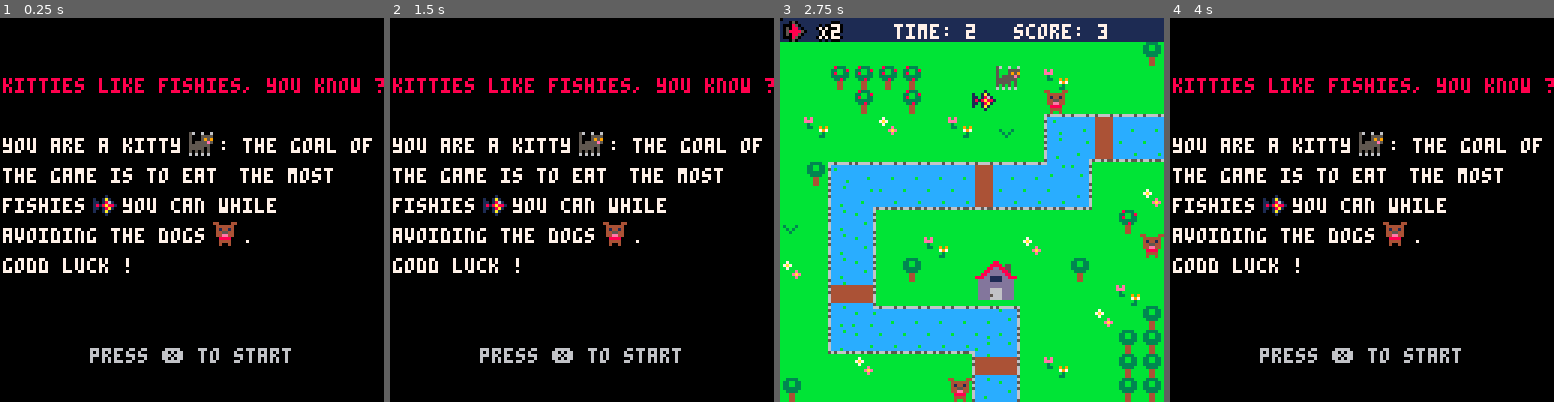
Above: before the commit, frames 1-4 (left to right).
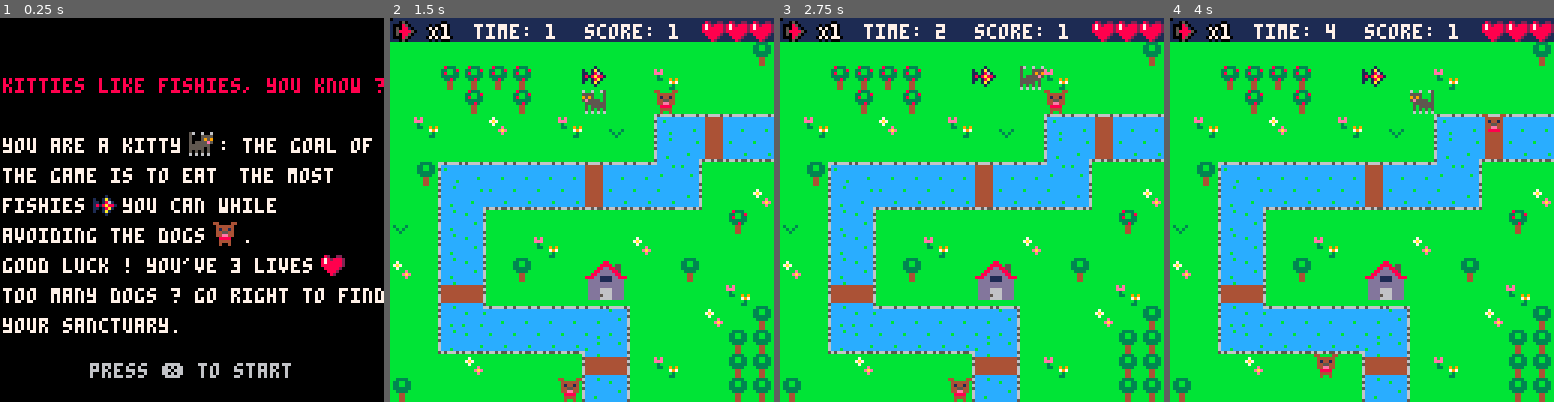
Above: after the commit, the same moments.

Repository: adatechschool/projet-collectif---pico-8-pico-8-cmc
Game: PICO-8 cartridge kitties_like_fishies.p8
Same seed, same stepped clock (60 frames per second), same inputs: the game is played once before the commit and once after it.
Inputs:
- Up to frame 1 (0.25 s): no input
- Up to frame 2 (1.5 s): tap X (X key) at 0.33, 1.07 s; tap O (Z key) at 0.7 s
- Up to frame 3 (2.75 s): hold Right 1.6-2.1 s; tap O (Z key) at 1.7, 2.1, 2.5 s; tap X (X key) at 1.85 s; hold Up 2.15-2.42 s; hold Right from 2.47 s (still down)
- Up to frame 4 (4 s): tap O (Z key) at 2.9, 3.3, 3.7 s; tap X (X key) at 2.97 s; release Right at 3.03 s; hold Left 3.08-3.58 s; hold Down 3.63-3.97 s

The runs differ from the first frame. In frame 1, 4.9% of the frame differs, in the area x 0-100%, y 61-94%; in frame 2, 100%, in the area x 0-100%, y 0-100%; in frame 3, 2.9%; in frame 4, 100%.

Commit message:
last version with chris'hs not install yet

Diff:
--- a/kitties_like_fishies.p8
+++ b/kitties_like_fishies.p8
@@ -4,18 +4,20 @@
 -- main functions
 
 function _init()
+--cartdata for hs
+	--cartdata("klc")
 --time
 	start_time=time()
 --music
 	sfx(3)
 --scene
 	scene='menu'
---test
-	loghs=true
 --score
 	fish=0
 	game_over=false
 --sprites
+	hearts={}
+	create_heart()
 	cats={}
 	create_cat()
 	dogs={}
@@ -24,6 +26,23 @@
 	create_fish()
 --explosions
 	explosions={}
+--highscore
+	hs={}
+	hs1={}
+	hs2={}
+	hs3={}
+	reseths()
+	--loadhs()
+	addhs()
+	hschars={"a","b","c","d","e",
+	"f","g","h","i","j","k","l","m",
+	"n","o","p","q","r","s","t","u",
+	"v","w","x","y","z"}
+	loghs=true
+	--typing in initials
+	nitials={1,1,1}
+	nit_sel=1
+	nit_conf=true
 end
 
 function _update()
@@ -63,16 +82,19 @@
 	spr(4,31,59,1,1)
 	print('avoiding the dogs   .',1,70,7)
 	spr(1,71,68,1,1)
-	print('godd luck !',1,80,7)
-	print('press ❎ to start',30,110,6)
+	print('godd luck ! you\'ve 3 lives',1,80,7)
+	spr(55,107,78,1,1)
+	print('too many dogs ? go right to find',1,90,7)
+	print('your sanctuary.',1,100,7)
+	print('press ❎ to start',30,115,6)
 end
 
 --for game
 
 function update_game()
-	if btnp(❎) then
-		scene='menu'
-	end
+	--if btnp(❎) then
+		--scene='menu'
+	--end
 	cat_movement()
  dog_movement(dogs)
  update_camera()
@@ -97,42 +119,34 @@
 		draw_end()
 	else
 		local score=flr(fish/60*100,2)
-		print('time: '..flr(gap_time),38,2,7)
-		print('score: '..score,78,2,7)
+		print('time: '..flr(gap_time),28,2,7)
+		print('score: '..score,65,2,7)
 	end
 end
 
 
 function draw_end()
+ local _y=25
+ local score=flr(fish/60*100,2)
+
+ rectfill(0,_y,128,_y+80,1)
+ print("🐱 don't be greedy...🐱",20,_y+4,14)
+	print('your score is : '..score,10,_y+19,8)
+ print('enter your initials',10,_y+29,7)
+ print('for the high score list.',10,_y+39,7)
+ print('aaa',59,_y+49)
+ print("press 🅾️ to get high-scores",10,_y+59,6)
+ print("press ❎ to start",10,_y+69,6)
+
 	if btnp(❎) then
 		_init()
 		_update()
 		_draw()
 	end
- if loghs then
-  --type in name for hs list
-  local _y=25
-  local score=flr(fish/60*100,2)
-
-  rectfill(0,_y,128,_y+80,1)
-  print("🐱 don't be greedy...🐱",20,_y+4,14)
-  --print('it took you '..finish_time..' sec',10,_y+19,7)
-
-		--if fish<1 then
-			--print('to eat '..fish..' fish !',10,_y+29,7)
-		--else
-			--print('to eat '..fish..' fishies !',10,_y+29,7)
-		--end
-
-		print('your score is : '..score,10,_y+19,8)
-  print('enter your initials',10,_y+29,7)
-  print('for the high score list.',10,_y+39,7)
-  print('aaa',59,_y+49)
-  print("press 🅾️ to get high-scores",10,_y+59,6)
-
-  print("press ❎ to start",10,_y+69,6)
- else
- end
+	--for hs
+ if btnp(🅾️) then
+ 	draw_hs()
+	end
 end
 
 --interface game
@@ -151,12 +165,20 @@
 	print(text,x+1,y,0)
 	print(text,x,y-1,0)
 	print(text,x,y+1,0)
-
 	print(text,x,y,7)
 end
 
 -->8
 -- functions sprites
+function create_heart()
+ hearts={{sp=55,xt=13,yt=0},
+ 								{sp=55,xt=29,yt=0},
+ 								{sp=55,xt=14,yt=0},
+ 								{sp=55,xt=30,yt=0},
+ 								{sp=55,xt=15,yt=0},
+ 								{sp=55,xt=31,yt=0}}
+end
+
 
 function create_cat()
  for i=1,1 do
@@ -206,6 +228,9 @@
 
 
 function draw_sprites()
+	for h in all(hearts) do
+		spr(h.sp,h.xt*8,h.yt)
+	end
 	for c in all(cats) do
 		spr(c.sp,c.xt*8,c.yt*8,1,1,c.flip_x)
 	end
@@ -304,8 +330,22 @@
 				d.yt=mid(0,newy,15)
 		end
 		if collision_cat_dog(d.xt*8,d.yt*8) then
-			game_over=true
-			return game_over
+			if #hearts==6 then
+				del(hearts,hearts[1])
+				del(hearts,hearts[1])
+				create_cat()
+			elseif #hearts==4 then
+				del(hearts,hearts[1])
+				del(hearts,hearts[1])
+				create_cat()
+			elseif #hearts==2 then
+				del(hearts,hearts[1])
+				del(hearts,hearts[1])
+			end
+			if #hearts==0 then
+				game_over=true
+				return game_over
+			end
  	end
  end
 end
@@ -374,35 +414,21 @@
   return flr(num * mult + 0.5) / mult
 end
 
-function game_over()
-	--game over
-	if game_over==true then
-		sfx(-1,0)
-		print('game over !',20,55,0)
-		print('it took you '
-			..finish_time..' sec',
-			35,68,0)
-		if fish<1 then
-			print(' to eat '
-				..fish..' fish !',
-				35,75,0)
-		else
-			print(' to eat '
-				..fish..' fishies !',
-				35,75,0)
+
+-->8
+--functions highscore
+--draw hs
+function draw_hs()
+		local _y=25
+		rectfill(0,_y,128,_y+80,14)
+		prinths(0)
+		hscore()
+		if btnp(❎) then
+			_init()
+			_update()
+			_draw()
 		end
-		local score=round(fish/finish_time*10,2)
-		print('score: '..score,75,1,7)
-	else
-		local score=round(fish/time()*10,2)
-		print('fish: '..fish,1,1,7)
-		print('time: '..flr(time()),35,1,7)
-		print('score: '..score,75,1,7)
-	end
-end
-
--->8
---functions highscore
+end
 
 --add new hs
 function addhs(_score,_c1,_c2,_c3)
@@ -429,12 +455,12 @@
 --resets the high score list
 function reseths()
 --create default values
- hs={3.25,2.25,1.75,1,1.54}
- hs1={18,1,1,1,1}
- hs2={1,1,22,1,1}
- hs3={1,1,1,1,19}
+ hs={3,26,11,9,7}
+ hs1={3,8,18,1,1}
+ hs2={13,1,18,1,1}
+ hs3={3,12,5,1,1}
  sorths()
- savehs()
+ --savehs()
 end
 
 --load the hs
@@ -475,28 +501,28 @@
 function prinths(_x)
  for i=1,5 do
  --number of rank
-  print(i.." - ",_x+50,50+7*i,0)
+  print(i.." - ",_x+50,50+7*i,1)
 
 	 --name
 	 local _name = hschars[hs1[i]]
 	 _name= _name..hschars[hs2[i]]
 	 _name= _name..hschars[hs3[i]]
 
-	 print(_name,_x+65,50+7*i,0)
+	 print(_name,_x+65,50+7*i,1)
 	 --hs1[i]..hs2[i]..hs3[i]
 
-	 print(hs[i],_x+80,50+7*i,0)
-	end
-end
-
-function end_game()
+	 print(hs[i],_x+80,50+7*i,1)
+	end
+end
+
+function hscore()
  if loghs then
  --won. type in name
  --for highscore list
- print("enter your initials",35,93,0)
- print(hschars[nitials[1]],65,100,7)
- print(hschars[nitials[2]],69,100,7)
- print(hschars[nitials[3]],73,100,7)
+ 	print("enter your initials",35,93,1)
+ 	print(hschars[nitials[1]],65,100,1)
+ 	print(hschars[nitials[2]],69,100,1)
+ 	print(hschars[nitials[3]],73,100,1)
   if loghs then
    if btnp(⬅️) then
     nit_sel-=1
@@ -523,11 +549,11 @@
     end
    end
   -- if btnp(❎) then
-   print("press ❎ to confirm",30,120,0)
-   print("use ⬅️➡️⬆️⬇️ to enter name",15,110,0)
+   print("press 🅾️ to confirm",30,120,1)
+   print("use ⬅️➡️⬆️⬇️ to enter name",15,110,1)
   end
   addhs(score,nitials[1],nitials[2],nitials[3])
-  savehs()
+  --savehs()
  else
  --won but no highscore
   print("no new highscore",35,105,0)
@@ -550,24 +576,24 @@
 c444444c6cccccccccccccc65ccccccc6cccccccccccccc6ccccbcc6cccbcccccccccccc5ccccccc44444446644444446cccccccccccccccccccccc6cccccccc
 c444444c6cccbcccccccccc66ccccbcc6ccbccccccccccc6ccccccc6cccccccccccccccc6cccccbc44444446644444446cccbcccbcccccbcccccccc6cbcccccc
 c444444c5cccccccccccccc55ccccccc5cccccc666566565ccccccc5ccccccc6cccccccc5cccccccccccccc55ccccccc56566656ccccccccccccccc56ccccccc
-44000044560060066566566656656656bbbbbbbbbbbbbbbbbb050bbbbbbbbbbb0000000000000000000000000000000000000000000000000000000000000000
-0444444050005555ccccccccccccccccbbbbbbb88bbbbbbb000850bbb82bb22b0000000000000000000000000000000000000000000000000000000000000000
-0414414050005959cc522ccc1ccccc5cbbbbbb8888b55bbb0508810b878288820000000000000000000000000000000000000000000000000000000000000000
-04455440505555e5ccc522c111ccc52cbbbbb88dd8855bbb05888850878888820000000000000000000000000000000000000000000000000000000000000000
-044ee44055555550cccc5221111c522cbbbb88dddd885bbb0508850b888888820000000000000000000000000000000000000000000000000000000000000000
-0088880055555550ccccc522111522ccbbb88dddddd88bbb000850bbb888882b0000000000000000000000000000000000000000000000000000000000000000
-0044440005500550cccc115211522cccb888dd1111dd888bbb050bbbbb8882bb0000000000000000000000000000000000000000000000000000000000000000
-000450000d600d60ccc11115152211ccbbdddd1111ddddbbbbbbbbbbbbb82bbb0000000000000000000000000000000000000000000000000000000000000000
+44000044560060066566566656656656bbbbbbbbbbbbbbbbbb050bbbbbbbbbbbbbbb1bbbbbbbbbbb000000000000000000000000000000000000000000000000
+0444444050005555ccccccccccccccccbbbbbbb88bbbbbbb000850bbb82bb22bbbbb11bbbbbbbbbb000000000000000000000000000000000000000000000000
+0414414050005959cc522ccc1ccccc5cbbbbbb8888b55bbb0508810b878288821111111bb555555b000000000000000000000000000000000000000000000000
+04455440505555e5ccc522c111ccc52cbbbbb88dd8855bbb05888850878888821111111157777775000000000000000000000000000000000000000000000000
+044ee44055555550cccc5221111c522cbbbb88dddd885bbb0508850b888888821111111155777755000000000000000000000000000000000000000000000000
+0088880055555550ccccc522111522ccbbb88dddddd88bbb000850bbb888882b1111111b55555555000000000000000000000000000000000000000000000000
+0044440005500550cccc115211522cccb888dd1111dd888bbb050bbbbb8882bbbbbb11bbb555555b000000000000000000000000000000000000000000000000
+000450000d600d60ccc11115152211ccbbdddd1111ddddbbbbbbbbbbbbb82bbbbbbb1bbbbb5555bb000000000000000000000000000000000000000000000000
 bbbbbbbbbb8333bbccc11115551111ccbbddddddddddddbb11111111000000000000000000000000000000000000000000000000000000000000000000000000
-bbbbbbbbb33bb38bcccc922595999cccbbddddddddddddbb11111111000000000000000000000000000000000000000000000000000000000000000000000000
-bbbbbbbbb38bb33bcccc225992599cccbbdddd6666ddddbb11111111000000000000000000000000000000000000000000000000000000000000000000000000
-bbbbbbbbb333333bccc2259992259cccbbdddd6666ddddbb11111111000000000000000000000000000000000000000000000000000000000000000000000000
-bbbbbbbbbb3383bbcc22599999225cccbbdddd5666ddddbb11111111000000000000000000000000000000000000000000000000000000000000000000000000
-b3bbb3bbbbb44bbbcc259995559225ccbbdddd6666ddddbb11111111000000000000000000000000000000000000000000000000000000000000000000000000
-bb3b3bbbbbb44bbbcc5c99955599225cbbbbbbbbbbbbbbbb11111111000000000000000000000000000000000000000000000000000000000000000000000000
-bbb3bbbbbbb44bbb5666656666656666bbbbbbbbbbbbbbbb11111111000000000000000000000000000000000000000000000000000000000000000000000000
+bbbbbbbbb33bb38bcccc922595999cccbbddddddddddddbb11111111082002200000000000000000000000000000000000000000000000000000000000000000
+bbbbbbbbb38bb33bcccc225992599cccbbdddd6666ddddbb11111111878288820000000000000000000000000000000000000000000000000000000000000000
+bbbbbbbbb333333bccc2259992259cccbbdddd6666ddddbb11111111878888820000000000000000000000000000000000000000000000000000000000000000
+bbbbbbbbbb3383bbcc22599999225cccbbdddd5666ddddbb11111111888888820000000000000000000000000000000000000000000000000000000000000000
+b3bbb3bbbbb44bbbcc259995559225ccbbdddd6666ddddbb11111111088888200000000000000000000000000000000000000000000000000000000000000000
+bb3b3bbbbbb44bbbcc5c99955599225cbbbbbbbbbbbbbbbb11111111008882000000000000000000000000000000000000000000000000000000000000000000
+bbb3bbbbbbb44bbb5666656666656666bbbbbbbbbbbbbbbb11111111000820000000000000000000000000000000000000000000000000000000000000000000
 __gff__
-0000000001010001000100000101010000010101010101010101000001010101000001010101020000000000000000000001010101010100000000000000000000000000000000000000000000000000000000000000000000000000000000000000000000000000000000000000000000000000000000000000000000000000
+0000000001010001000100000101010000010101010101010101000001010101000001010101020100010000000000000001010101010101000000000000000000000000000000000000000000000000000000000000000000000000000000000000000000000000000000000000000000000000000000000000000000000000
 0000000000000000000000000000000000000000000000000000000000000000000000000000000000000000000000000000000000000000000000000000000000000000000000000000000000000000000000000000000000000000000000000000000000000000000000000000000000000000000000000000000000000000
 __map__
 3636363636363636363636363636363636363636363636363636363636363636363636363636363636363636363636363636000000000000000000000000000000000000000000000000000000000000000000000000000000000000000000000000000000000000000000000000000000000000000000000000000000000000
@@ -583,7 +609,7 @@
 080a11120a050a0a24250a0a050a0a0a0a0a2727272727272727272727270a0a0a0a0a0a0a0a0a0a0a0a0a0a0a0a0a0a0a0a000000000000000000000000000000000000000000000000000000000000000000000000000000000000000000000000000000000000000000000000000000000000000000000000000000000000
 0a0a1b1a0a0a0a0a34350a0a0a0a060a0a0a0a0a0a0a0a0a24250a0a0a060a0a0a0a0a0a0a0a0a0a0a0a0a0a0a0a0a0a0a0a000000000000000000000000000000000000000000000000000000000000000000000000000000000000000000000000000000000000000000000000000000000000000000000000000000000000
 0a0a111d0d0d0d0d0d1e0a0a0a080a05050a0a0a0a0a050a34350a0a0a0a0a0a0a0a0a0a0a0a0a0a0a0a0a0a0a0a0a0a0a0a000000000000000000000000000000000000000000000000000000000000000000000000000000000000000000000000000000000000000000000000000000000000000000000000000000000000
-0a0a1c0e0e0e0e0e1f120a0a0a0a05050505050a0a050a0a0a0a080a0a0a0a300a0a0a0a0a0a0a0a0a0a0a0a0a0a0a0a0a0a000000000000000000000000000000000000000000000000000000000000000000000000000000000000000000000000000000000000000000000000000000000000000000000000000000000000
+0a0a1c0e0e0e0e0e1f120a0a0a0a05050505050a0a050a0a0a0a080a0a290a300a0a0a0a0a0a0a0a0a0a0a0a0a0a0a0a0a0a000000000000000000000000000000000000000000000000000000000000000000000000000000000000000000000000000000000000000000000000000000000000000000000000000000000000
 0a0a0a080a0a0a0a1b1a0a060a0a05050505050a080a0a0a060a0a0a0a0a0a0a0a0a0a0a0a0a0a0a0a0a0a0a0a0a0a0a0a0a000000000000000000000000000000000000000000000000000000000000000000000000000000000000000000000000000000000000000000000000000000000000000000000000000000000000
 050a0a0a0a0a0a0a11120a0a0a0a050505050a0a0a0a0a0a0a0a0a0a0a0a0a0a0a0a0a0a0a0a0a0a0a0a0a0a0a0a0a0a0a0a000000000000000000000000000000000000000000000000000000000000000000000000000000000000000000000000000000000000000000000000000000000000000000000000000000000000
 0000000000000000000000000000000000000000000000000037373737373737370000000000000000000000000000000000000000000000000000000000000000000000000000000000000000000000000000000000000000000000000000000000000000000000000000000000000000000000000000000000000000000000
Not shown, changed: the sound effects (__sfx__) section of kitties_like_fishies.p8
